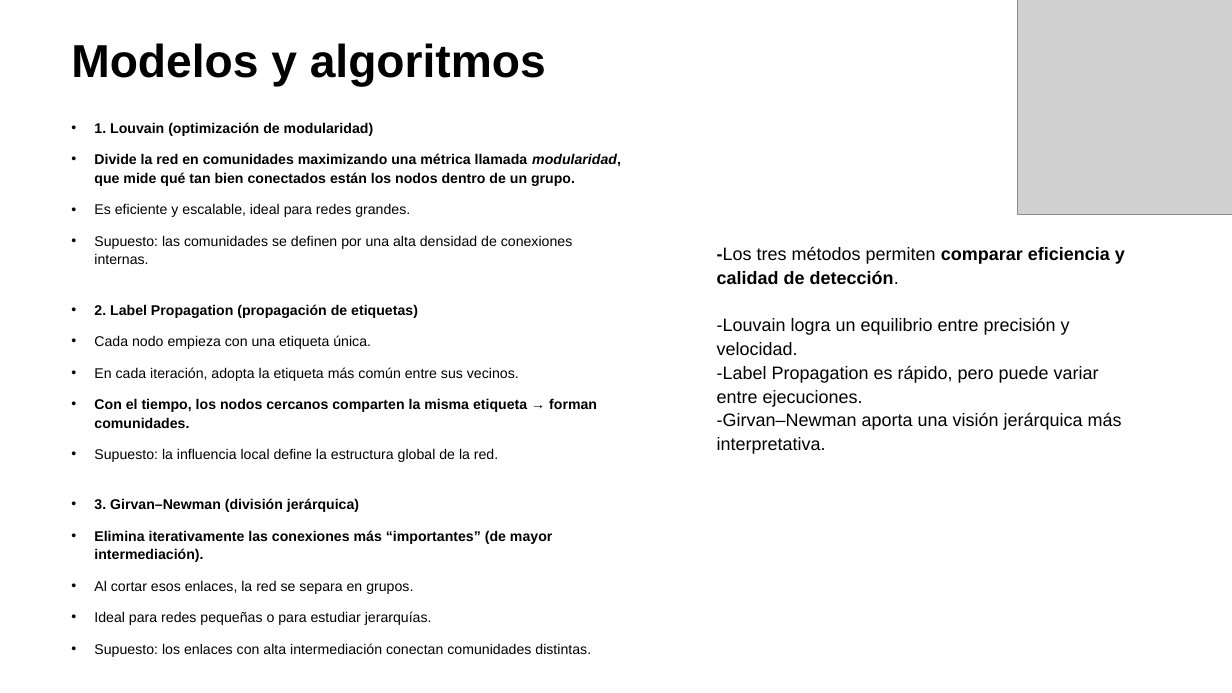
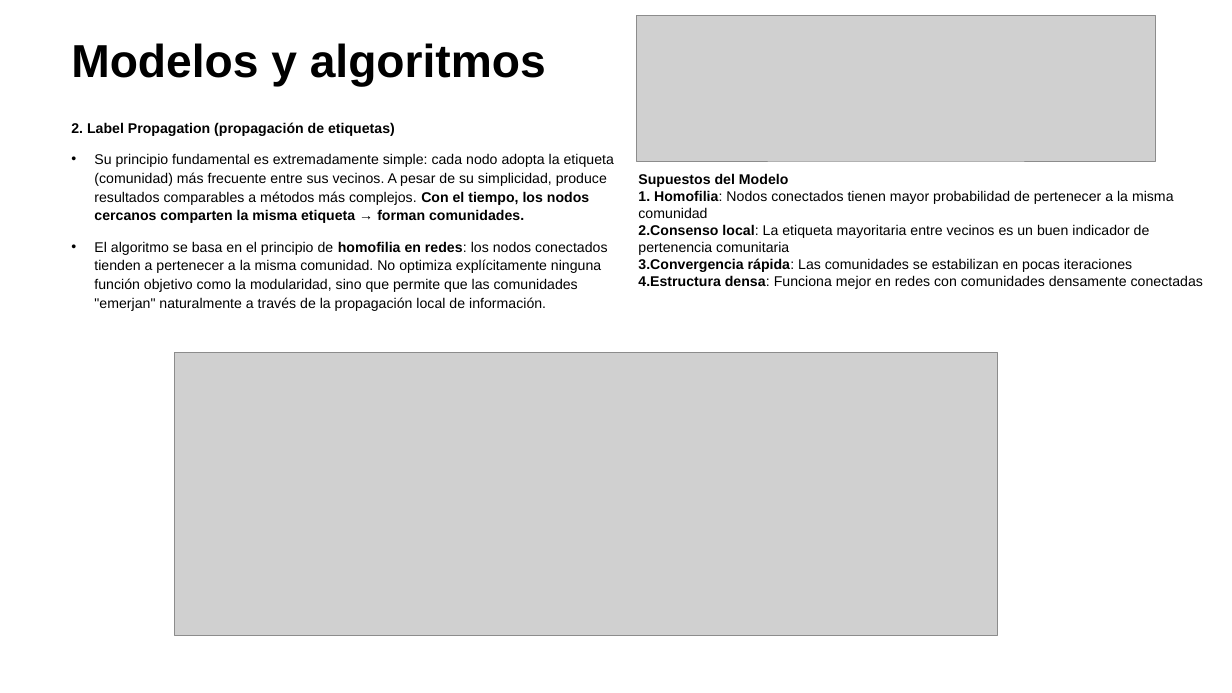
Before and after one commit to mrmiguel564/Proyecto-redes, a slide deck: slide 10 of ppt_deteccion_de_comunidades.pptx (slide 4 before the commit). Drawn at 1232x693 pixels with LibreOffice and Linux fonts; fonts in the diff are those of the drawing; grey boxes stand for pictures. Boxes give left, top, right and bottom in pixels: in the first picture for what was removed or moved away, otherwise in the second. Text is boxed around its words. In the diff, an @@ line names an element or a change of style, - is before the commit and + after.

```diff
--- a/ppt_deteccion_de_comunidades.pptx
+++ b/ppt_deteccion_de_comunidades.pptx
@@ picture added at [637, 16, 1155, 162] @@
@@ picture removed at [1018, 0, 1232, 215] @@
@@ text at [71, 122, 395, 136]: bullet • to none @@
@@ text at [94, 122, 621, 264]: paragraphs removed @@
-• 1. Louvain (optimización de modularidad)
-• Divide la red en comunidades maximizando una métrica llamada modularidad, que mide qué tan bien conectados están los nodos dentro de un grupo.
-• Es eficiente y escalable, ideal para redes grandes.
-• Supuesto: las comunidades se definen por una alta densidad de conexiones internas.
@@ text at [94, 153, 614, 311]: text changed @@
-• Cada nodo empieza con una etiqueta única.
-• En cada iteración, adopta la etiqueta más común entre sus vecinos.
-• Con el tiempo, los nodos cercanos comparten la misma etiqueta → forman comunidades.
-• Supuesto: la influencia local define la estructura global de la red.
-• 3. Girvan–Newman (división jerárquica)
-• Elimina iterativamente las conexiones más “importantes” (de mayor intermediación).
-• Al cortar esos enlaces, la red se separa en grupos.
-• Ideal para redes pequeñas o para estudiar jerarquías.
-• Supuesto: los enlaces con alta intermediación conectan comunidades distintas.
+• Su principio fundamental es extremadamente simple: cada nodo adopta la etiqueta (comunidad) más frecuente entre sus vecinos. A pesar de su simplicidad, produce resultados comparables a métodos más complejos. Con el tiempo, los nodos cercanos comparten la misma etiqueta → forman comunidades.
+• El algoritmo se basa en el principio de homofilia en redes: los nodos conectados tienden a pertenecer a la misma comunidad. No optimiza explícitamente ninguna función objetivo como la modularidad, sino que permite que las comunidades "emerjan" naturalmente a través de la propagación local de información.
@@ text added at [638, 173, 1203, 289], 11 pt, text #000000 @@
+Supuestos del Modelo
+1. Homofilia: Nodos conectados tienen mayor probabilidad de pertenecer a la misma comunidad
+2. Consenso local: La etiqueta mayoritaria entre vecinos es un buen indicador de pertenencia comunitaria
+3. Convergencia rápida: Las comunidades se estabilizan en pocas iteraciones
+4. Estructura densa: Funciona mejor en redes con comunidades densamente conectadas
@@ text removed at [717, 247, 1125, 454] @@
--Los tres métodos permiten comparar eficiencia y calidad de detección.
--Louvain logra un equilibrio entre precisión y velocidad.
--Label Propagation es rápido, pero puede variar entre ejecuciones.
--Girvan–Newman aporta una visión jerárquica más interpretativa.
@@ picture added at [175, 352, 998, 635] @@
```
Also in this commit, not shown: 2 other slides changed, 12 slides added.
